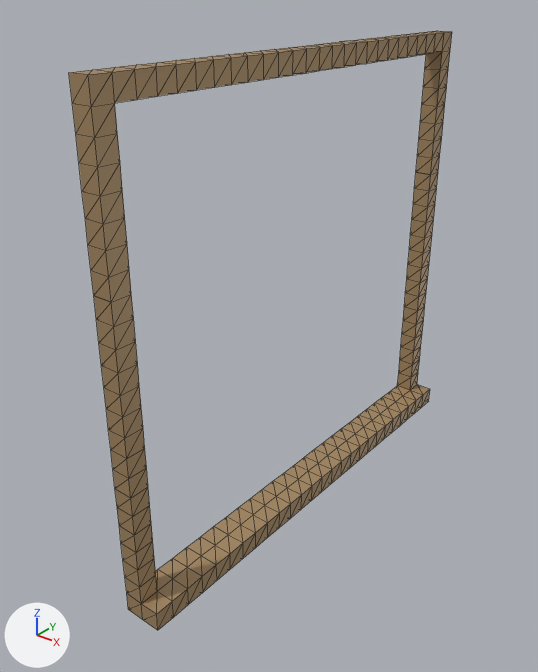
An edit to the glTF model Assets/Chaps/All/Window00/Window00-Frame.gltf, drawn before and after from the same camera.
The view is the same before and after, from a camera (50 mm lens) standing at (21.4, -16.2, 26.9) and looking at (-0.1, 10.7, 10.3). The axes (+X, +Y, +Z) are drawn at lower left. The lights are the same throughout. The first picture is the older version. Mesh edges are drawn as thin lines. Where no turn or scale is listed for an object, it has been applied to the vertices. Vertices at exactly the same position are counted once.
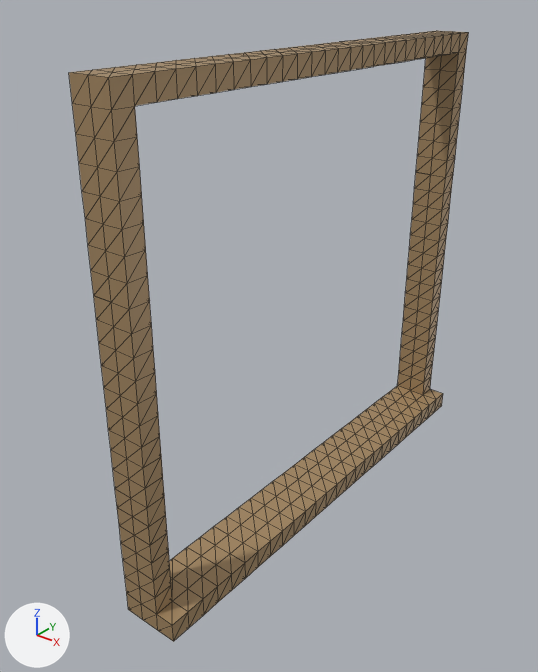
What differs and where, as boxes (x1, y1, x2, y2) in the pictures (538 x 672 px):
'Mesh_0', reshaped
    before: (94, 295, 351, 630)
    after: (94, 296, 365, 642)
'Mesh_2', reshaped (6% wider)
    before: (69, 42, 357, 302)
    after: (69, 42, 375, 309)
'Mesh_1', reshaped (13% wider)
    before: (324, 172, 438, 468)
    after: (324, 172, 453, 474)
'Mesh_3', reshaped (15% wider)
    before: (341, 31, 452, 175)
    after: (341, 31, 469, 177)
part 1 of me_mesh_0, built on
    before: (112, 295, 351, 630)
    after: (112, 301, 365, 642)
part 2 of me_mesh_1, built on
    before: (350, 172, 438, 468)
    after: (352, 174, 453, 474)
part 3 of me_mesh_2, built on
    before: (89, 43, 357, 302)
    after: (89, 43, 375, 309)
part 4 of me_mesh_3, built on
    before: (356, 31, 452, 174)
    after: (359, 31, 469, 177)

What the commit changed:
me_mesh_0 is used by ob_mesh_0; location (0.0, 0.0, 0.0).
me_mesh_0 had 162 vertices, 314 faces and spanned x 0.0..2.0, y 0.0..16.0, z 0.0..16.0.
me_mesh_0 now has 226 vertices, 438 faces and spans x 0.0..3.0, y 0.0..16.0, z 0.0..16.0.
Part 1, on me_mesh_0:
64 faces are deleted.
64 new vertices lie (1.0, 0.0, 0.0) away from vertices in x 1.0..2.0, y 0.0..16.0, z 0.0..16.0.
188 new faces join them.
me_mesh_1 is used by ob_mesh_1; location (0.0, 16.0, 0.0).
me_mesh_1 had 126 vertices, 242 faces and spanned x 0.0..2.0, y 0.0..10.0, z 0.0..16.0.
me_mesh_1 now has 178 vertices, 342 faces and spans x 0.0..3.0, y 0.0..10.0, z 0.0..16.0.
Part 2, on me_mesh_1:
52 faces are deleted.
52 new vertices lie (1.0, 0.0, 0.0) away from vertices in x 1.0..2.0, y 0.0..10.0, z 0.0..16.0.
152 new faces join them.
me_mesh_2 is used by ob_mesh_2; location (0.0, 0.0, 16.0).
me_mesh_2 had 96 vertices, 184 faces and spanned x 0.0..1.0, y 0.0..16.0, z 0.0..8.0.
me_mesh_2 now has 144 vertices, 276 faces and spans x 0.0..2.0, y 0.0..16.0, z 0.0..8.0.
Part 3, on me_mesh_2:
46 faces are deleted.
48 new vertices lie (1.0, 0.0, 0.0) away from vertices in x 1.0, y 0.0..16.0, z 0.0..8.0.
138 new faces join them.
me_mesh_3 is used by ob_mesh_3; location (0.0, 16.0, 16.0).
me_mesh_3 had 72 vertices, 136 faces and spanned x 0.0..1.0, y 0.0..10.0, z 0.0..8.0.
me_mesh_3 now has 108 vertices, 204 faces and spans x 0.0..2.0, y 0.0..10.0, z 0.0..8.0.
Part 4, on me_mesh_3:
34 faces are deleted.
36 new vertices lie (1.0, 0.0, 0.0) away from vertices in x 1.0, y 0.0..10.0, z 0.0..8.0.
102 new faces join them.
